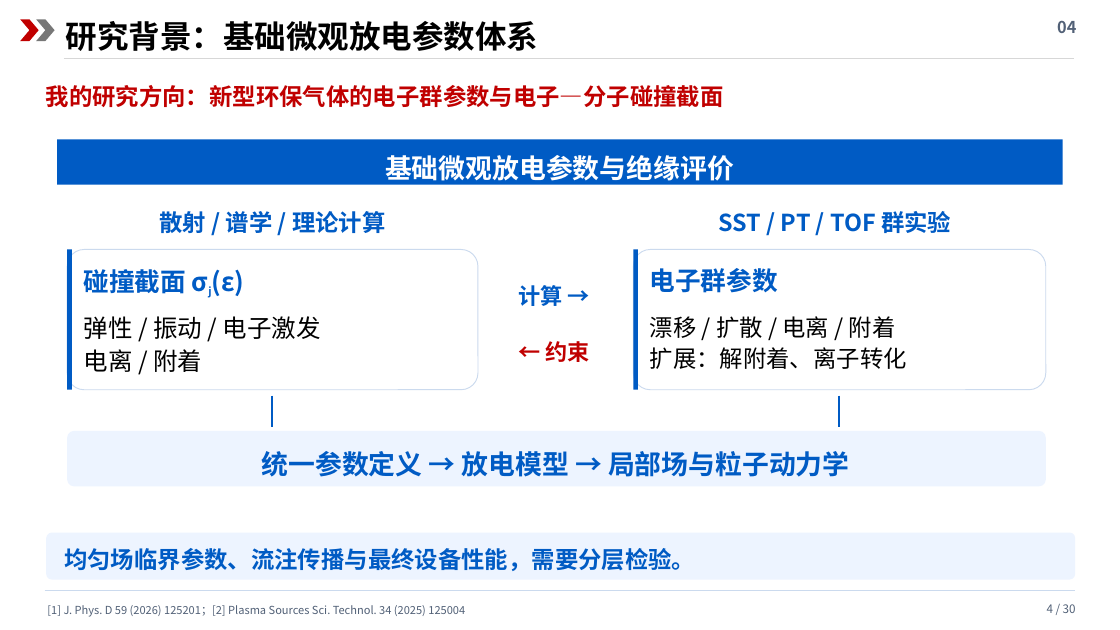
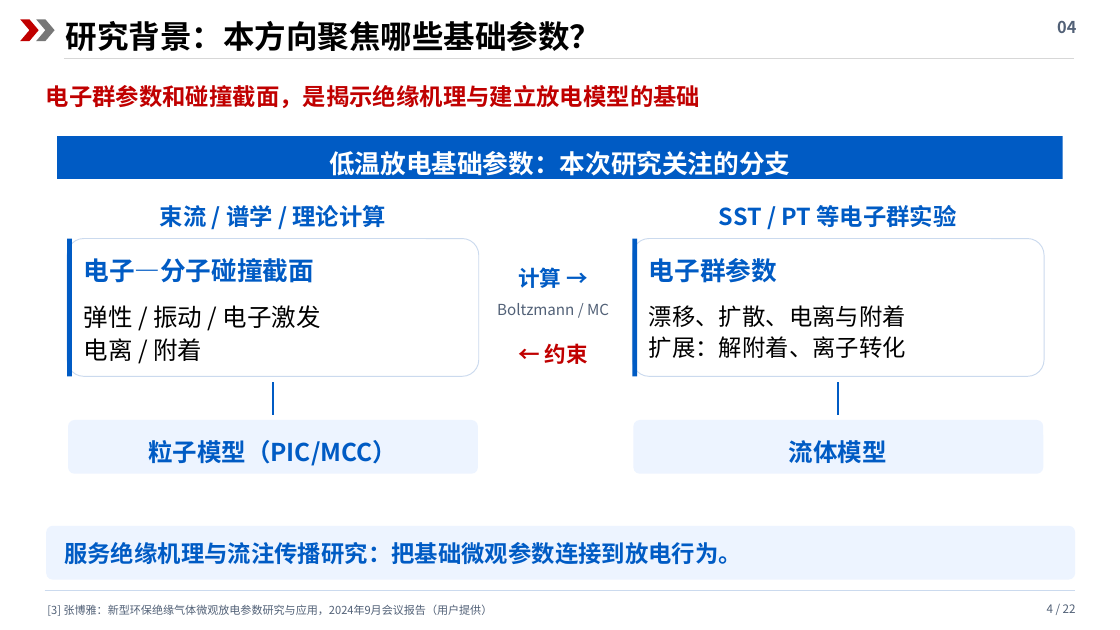
Before and after one commit to cass1223/cassbook, a slide deck: slide 4 of presentations/c4f7n/c4f7n_review.pptx. Drawn at 1120x630 pixels with LibreOffice and Linux fonts; fonts in the diff are those of the drawing. Boxes give left, top, right and bottom in pixels: in the first picture for what was removed or moved away, otherwise in the second. Text is boxed around its words. In the diff, an @@ line names an element or a change of style, - is before the commit and + after.

```diff
--- a/presentations/c4f7n/c4f7n_review.pptx
+++ b/presentations/c4f7n/c4f7n_review.pptx
@@ text at (x1=66, y1=21, x2=602, y2=51): text changed @@
-研究背景：基础微观放电参数体系
+研究背景：本方向聚焦哪些基础参数？
@@ text at (x1=46, y1=85, x2=700, y2=108): text changed @@
-我的研究方向：新型环保气体的电子群参数与电子—分子碰撞截面
+电子群参数和碰撞截面，是揭示绝缘机理与建立放电模型的基础
@@ rectangle moved from (x1=57, y1=139, x2=1063, y2=185) to (x1=57, y1=136, x2=1063, y2=179) @@
@@ text at (x1=329, y1=151, x2=790, y2=180): text changed; size 23 to 22 pt @@
-基础微观放电参数与绝缘评价
+低温放电基础参数：本次研究关注的分支
@@ text at (x1=160, y1=205, x2=386, y2=227): text changed @@
-散射 / 谱学 / 理论计算
+束流 / 谱学 / 理论计算
@@ text at (x1=719, y1=205, x2=957, y2=227): text changed @@
-SST / PT / TOF 群实验
+SST / PT 等电子群实验
@@ 3 texts, 2 rounded rectangles, 2 rectangles moved together from (x1=67, y1=250, x2=1046, y2=390) to (x1=67, y1=239, x2=1044, y2=376) @@
@@ text at (x1=84, y1=258, x2=315, y2=283): text changed @@
-碰撞截面 σj(ε)
+电子—分子碰撞截面
@@ text "计算 →" moved from (x1=518, y1=285, x2=562, y2=306) to (x1=518, y1=267, x2=561, y2=288) @@
@@ text "计算 →" at (x1=518, y1=267, x2=561, y2=288): size 19 to 18.5 pt @@
@@ text added at (x1=497, y1=303, x2=609, y2=315), 13 pt, text #526177 @@
+Boltzmann / MC
@@ text at (x1=649, y1=305, x2=906, y2=327): text changed @@
-漂移 / 扩散 / 电离 / 附着
+漂移、扩散、电离与附着
@@ text "← 约束" at (x1=545, y1=343, x2=588, y2=364): size 19 to 18.5 pt @@
@@ line moved from (839, 396) - (839, 427) to (273, 382) - (273, 415) @@
@@ line moved from (272, 396) - (272, 427) to (839, 382) - (839, 415) @@
@@ rounded rectangle resized from (x1=67, y1=431, x2=1046, y2=486) to (x1=68, y1=420, x2=478, y2=474) @@
@@ text added at (x1=148, y1=440, x2=397, y2=466), 21 pt, text #005BC4, bold @@
+粒子模型（PIC/MCC）
@@ rounded rectangle added at (x1=634, y1=420, x2=1044, y2=474), fill #EDF4FF @@
@@ text added at (x1=789, y1=440, x2=887, y2=463), 21 pt, text #005BC4, bold @@
+流体模型
@@ text removed at (x1=262, y1=451, x2=850, y2=477) @@
-统一参数定义 → 放电模型 → 局部场与粒子动力学
@@ rounded rectangle resized from (x1=46, y1=533, x2=1075, y2=580) to (x1=46, y1=526, x2=1075, y2=580) @@
@@ text at (x1=64, y1=542, x2=742, y2=564): text changed @@
-均匀场临界参数、流注传播与最终设备性能，需要分层检验。
+服务绝缘机理与流注传播研究：把基础微观参数连接到放电行为。
@@ text at (x1=47, y1=604, x2=493, y2=616): text changed @@
-[1] J. Phys. D 59 (2026) 125201；[2] Plasma Sources Sci. Technol. 34 (2025) 125004
+[3] 张博雅：新型环保绝缘气体微观放电参数研究与应用，2024年9月会议报告（用户提供）
@@ text at (x1=1047, y1=604, x2=1076, y2=613): text changed @@
-4 / 30
+4 / 22
```
Also in this commit, not shown: 20 other slides changed, 1 slide added, 9 slides removed, 4 other files.
